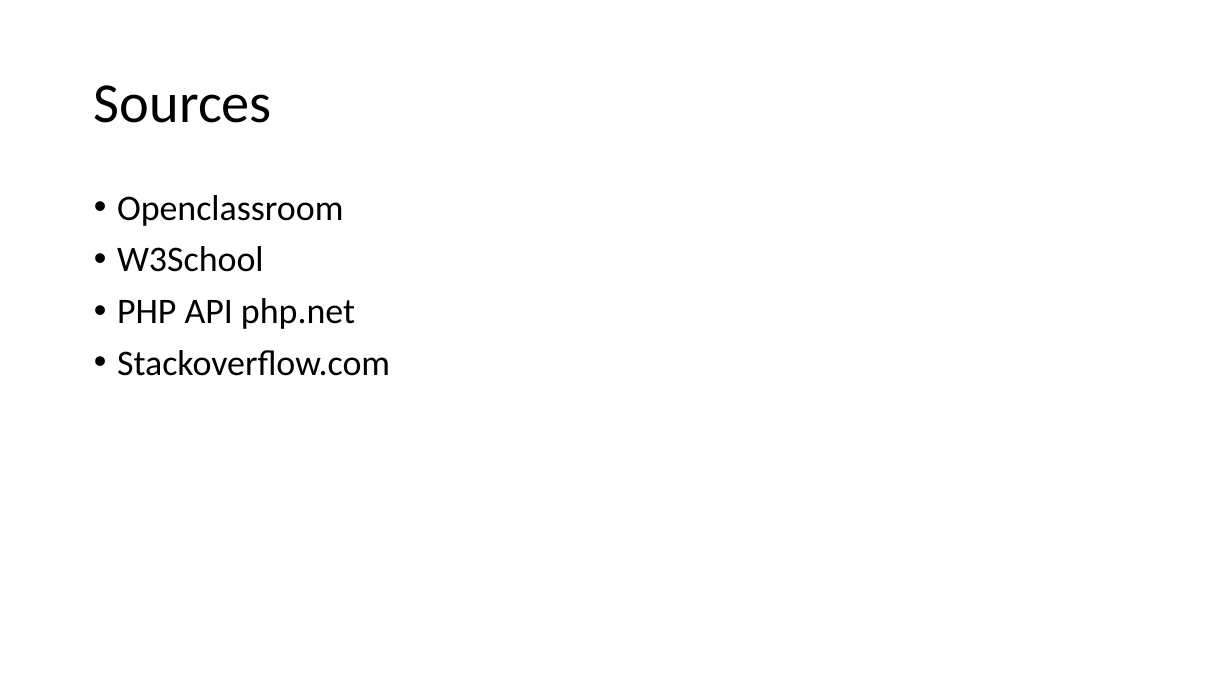
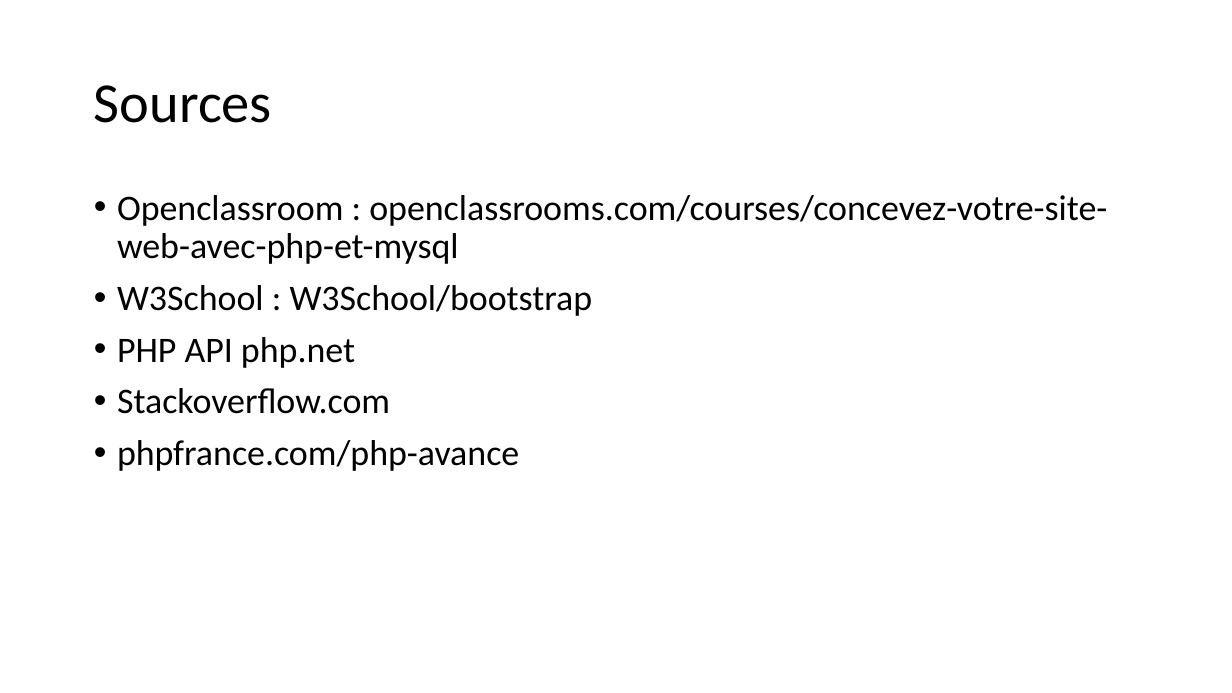
Before and after one commit to QLAFOURCADE/EcedIn_web, a slide deck: slide 5 of Présentation1.pptx. Drawn at 1232x693 pixels with LibreOffice and Linux fonts; fonts in the diff are those of the drawing. Boxes give left, top, right and bottom in pixels: in the first picture for what was removed or moved away, otherwise in the second. Text is boxed around its words. In the diff, an @@ line names an element or a change of style, - is before the commit and + after.

Commit message:
ajout source

```diff
--- a/Présentation1.pptx
+++ b/Présentation1.pptx
@@ text at [117, 195, 1107, 316]: text changed @@
-• Openclassroom
-• W3School
+• Openclassroom : openclassrooms.com/courses/concevez-votre-site-web-avec-php-et-mysql
+• W3School : W3School/bootstrap
@@ text at [117, 440, 519, 471]: paragraph added @@
+• phpfrance.com/php-avance
```
